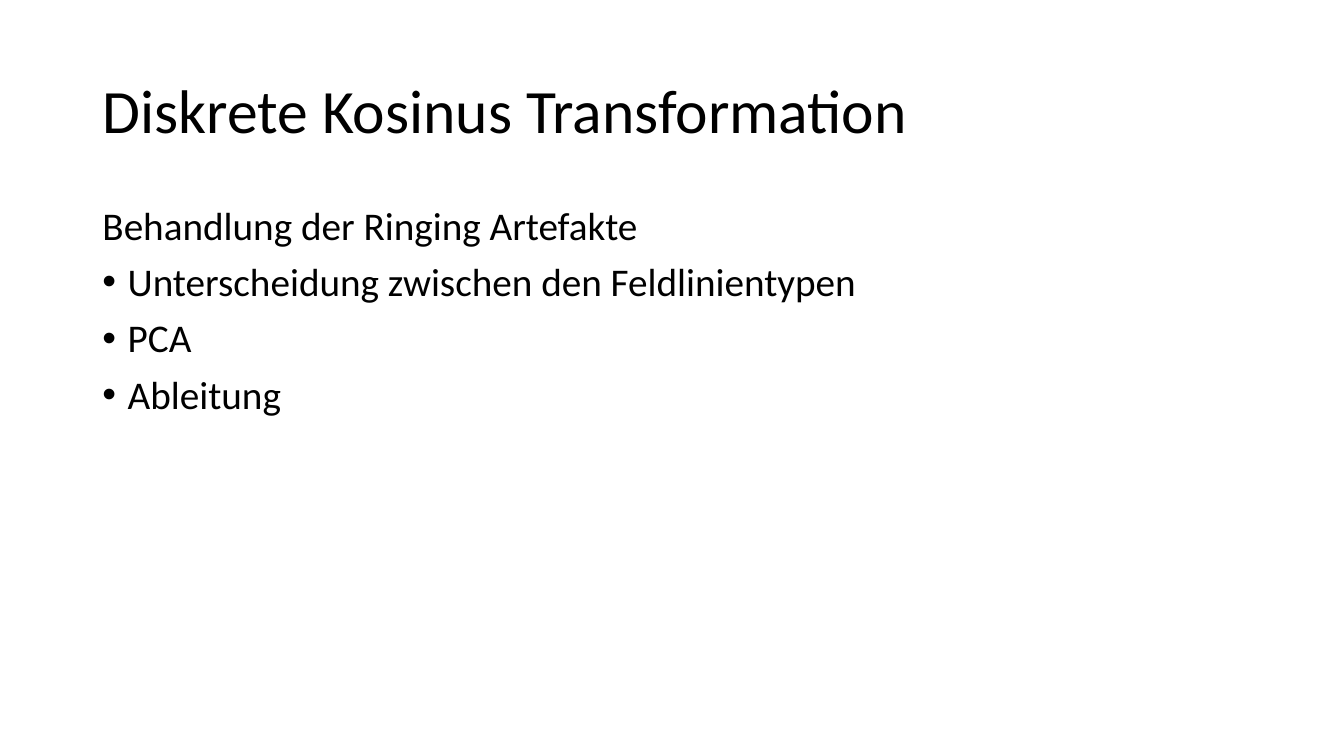
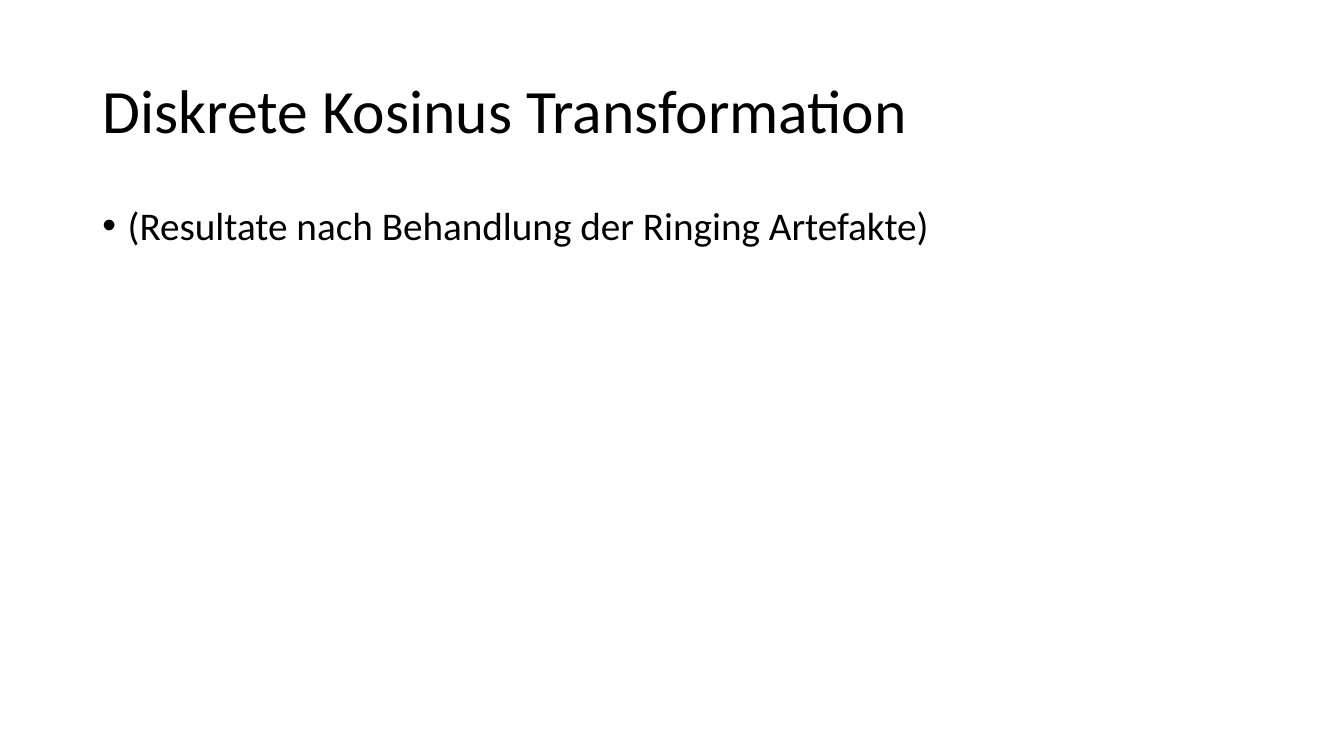
Before and after one commit to Helldevastator/PFSSCompression, a slide deck: slide 15 of doc/praes/Kompression.pptx (slide 17 before the commit). Drawn at 1344x756 pixels with LibreOffice and Linux fonts; fonts in the diff are those of the drawing. Boxes give left, top, right and bottom in pixels: in the first picture for what was removed or moved away, otherwise in the second. Text is boxed around its words. In the diff, an @@ line names an element or a change of style, - is before the commit and + after.

```diff
--- a/doc/praes/Kompression.pptx
+++ b/doc/praes/Kompression.pptx
@@ text at <box>128,211,929,247</box>: text changed @@
-Behandlung der Ringing Artefakte
-• Unterscheidung zwischen den Feldlinientypen
-• PCA
-• Ableitung
+• (Resultate nach Behandlung der Ringing Artefakte)
```
Also in this commit, not shown: 10 other slides changed, 12 slides added, 10 slides removed, 2 other files.
